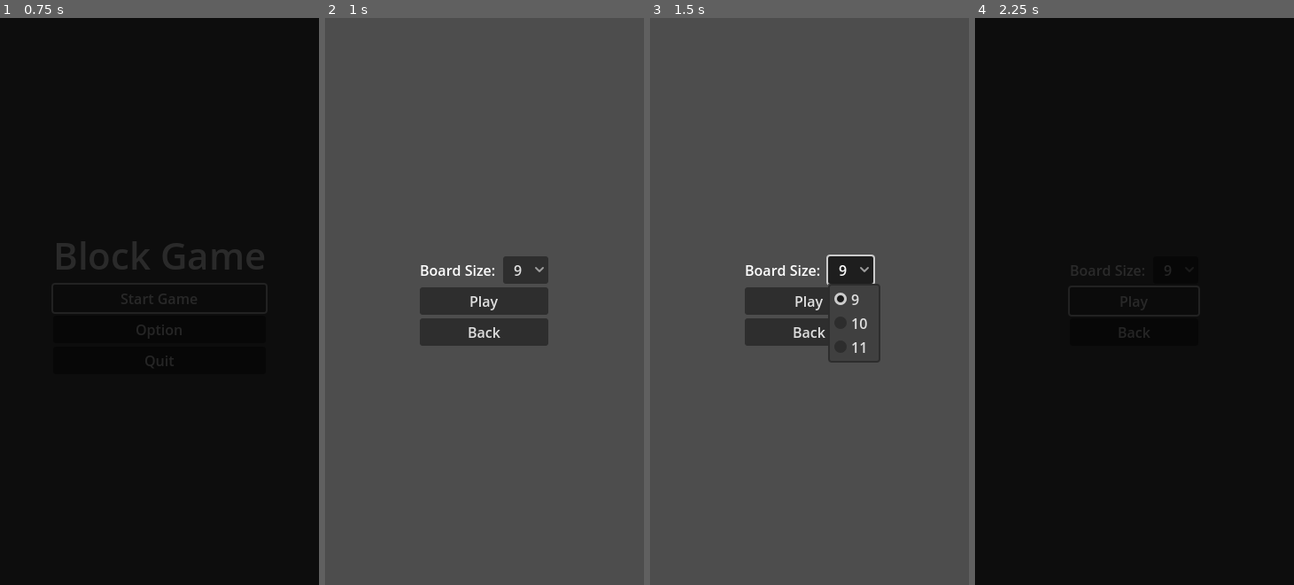
Above: before the commit, frames 1-4 (left to right).
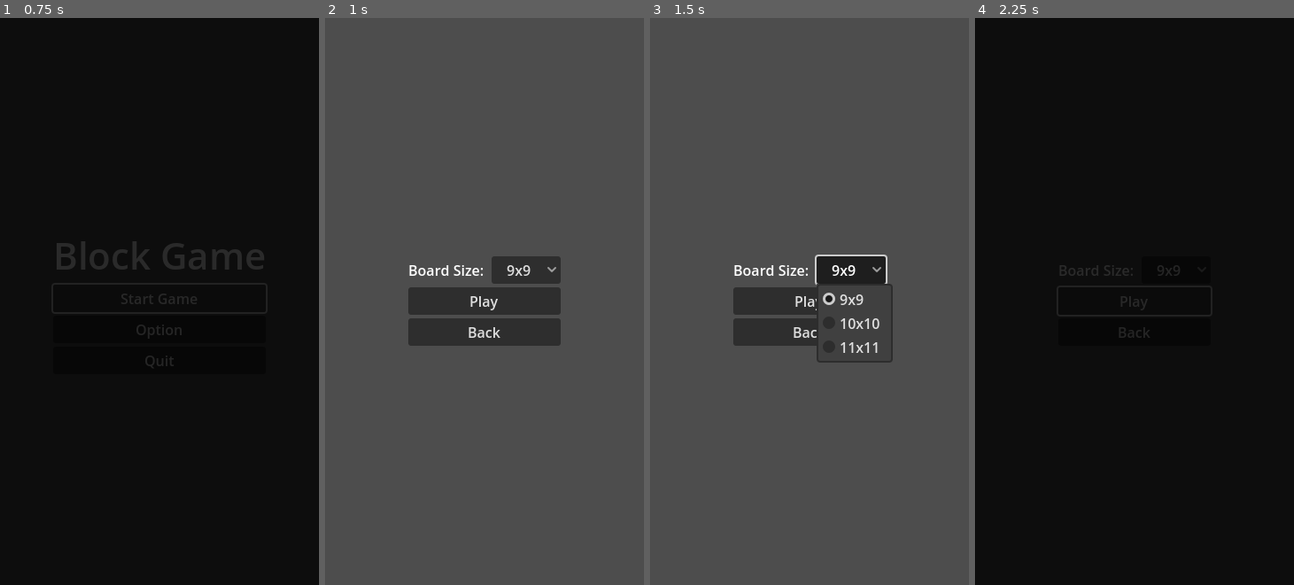
Above: after the commit, the same moments.

Repository: Ozymandias1/blockgame
Game: Godot game, scene res://Scenes/00_RootScene.tscn
Two runs of this game, one before a commit and one after it. Both use one fixed random seed, a clock stepped at 60 frames per second and the inputs below.
Inputs:
- Up to frame 1 (0.75 s): click "Start Game" at 0.5 s
- Up to frame 2 (1 s): no input
- Up to frame 3 (1.5 s): click "9" (after the commit: "9x9") at 1.25 s
- Up to frame 4 (2.25 s): click "Play" at 2 s

Frame 1 is identical in both runs. In frame 2, 1.5% of the frame differs, in the area x 26-74%, y 42-58%; in frame 3, 1.8%, in the area x 26-77%, y 41-61%; in frame 4, 0.1%.

Commit message:
보드판 크기 선택 옵션 텍스트 수정

Diff:
--- a/Scenes/02_SetGameCondition.tscn
+++ b/Scenes/02_SetGameCondition.tscn
@@ -26,11 +26,11 @@
 alignment = 1
 item_count = 3
 selected = 0
-popup/item_0/text = "9"
+popup/item_0/text = "9x9"
 popup/item_0/id = 0
-popup/item_1/text = "10"
+popup/item_1/text = "10x10"
 popup/item_1/id = 1
-popup/item_2/text = "11"
+popup/item_2/text = "11x11"
 popup/item_2/id = 2
 
 [node name="HBox_Block_Set" type="HBoxContainer" parent="VBoxContainer"]
